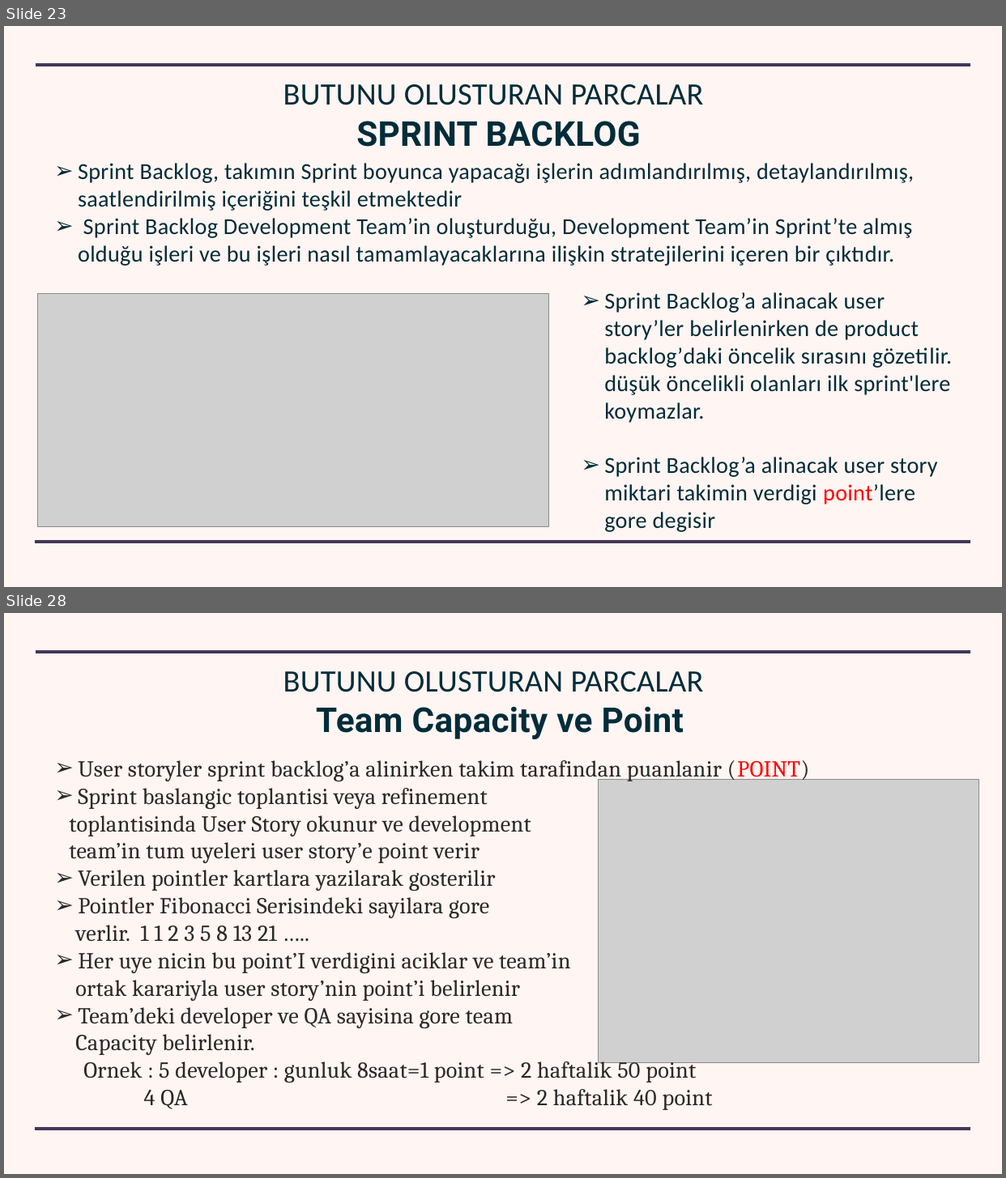
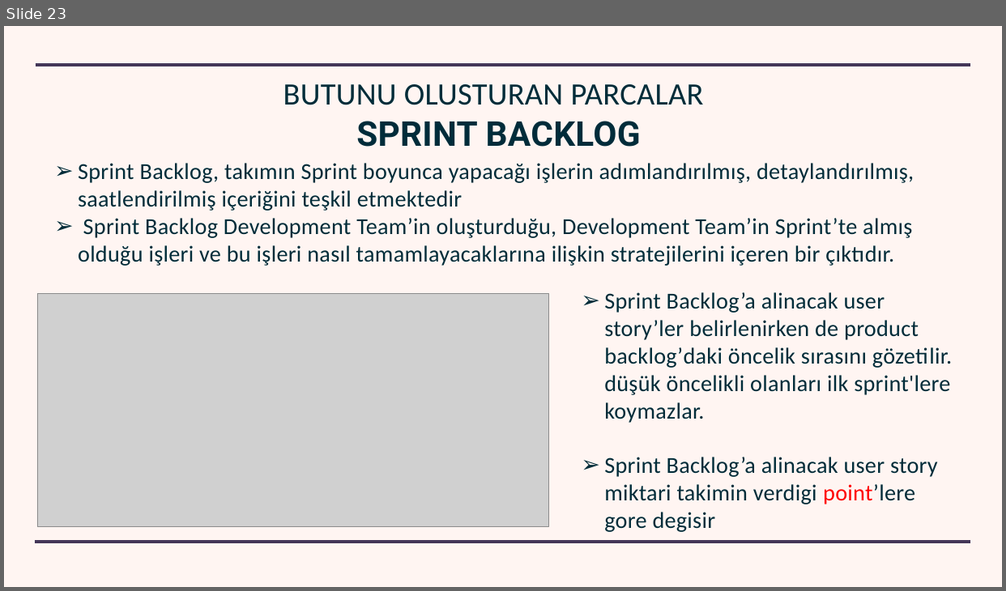
Before and after one commit to bulutluoz/SDLC-BATCH-11, a slide deck: 03 Agile Methodoloy.pptx. Shown one above the other, each under a label of ours: slides 23 and 28 before the commit, slide 23 after it; the slides between them are not shown. The pictures are 1006x1178 and 1006x591 pixels, drawn with LibreOffice and Linux fonts; fonts in the diff are those of the drawing; grey boxes stand for pictures; background and template pictures are left out. Boxes give left, top, right and bottom in pixels: in the first picture for what was removed or moved away, otherwise in the second. Text is boxed around its words. In the diff, an @@ line names an element or a change of style, - is before the commit and + after.

```diff
--- a/03 Agile Methodoloy.pptx
+++ b/03 Agile Methodoloy.pptx
@@ slide 28 removed at [4, 613, 1002, 1174], background picture (left out); not listed: 2 template elements that a slide beside it also shows @@
@@ text removed at [283, 671, 704, 692] @@
-BUTUNU OLUSTURAN PARCALAR
@@ text removed at [316, 706, 684, 739] @@
-Team Capacity ve Point
@@ text removed at [69, 760, 810, 1110] @@
-➢ User storyler sprint backlog’a alinirken takim tarafindan puanlanir (POINT)
-➢ Sprint baslangic toplantisi veya refinement
-toplantisinda User Story okunur ve development
-team’in tum uyeleri user story’e point verir
-➢ Verilen pointler kartlara yazilarak gosterilir
-➢ Pointler Fibonacci Serisindeki sayilara gore
-verlir. 1 1 2 3 5 8 13 21 …..
-➢ Her uye nicin bu point’I verdigini aciklar ve team’in
-ortak karariyla user story’nin point’i belirlenir
-➢ Team’deki developer ve QA sayisina gore team
-Capacity belirlenir.
-Ornek : 5 developer : gunluk 8saat=1 point => 2 haftalik 50 point
-4 QA => 2 haftalik 40 point
@@ picture removed at [599, 779, 978, 1063] @@
```
Also in this commit, not shown: 4 other slides removed, 2 other files.
